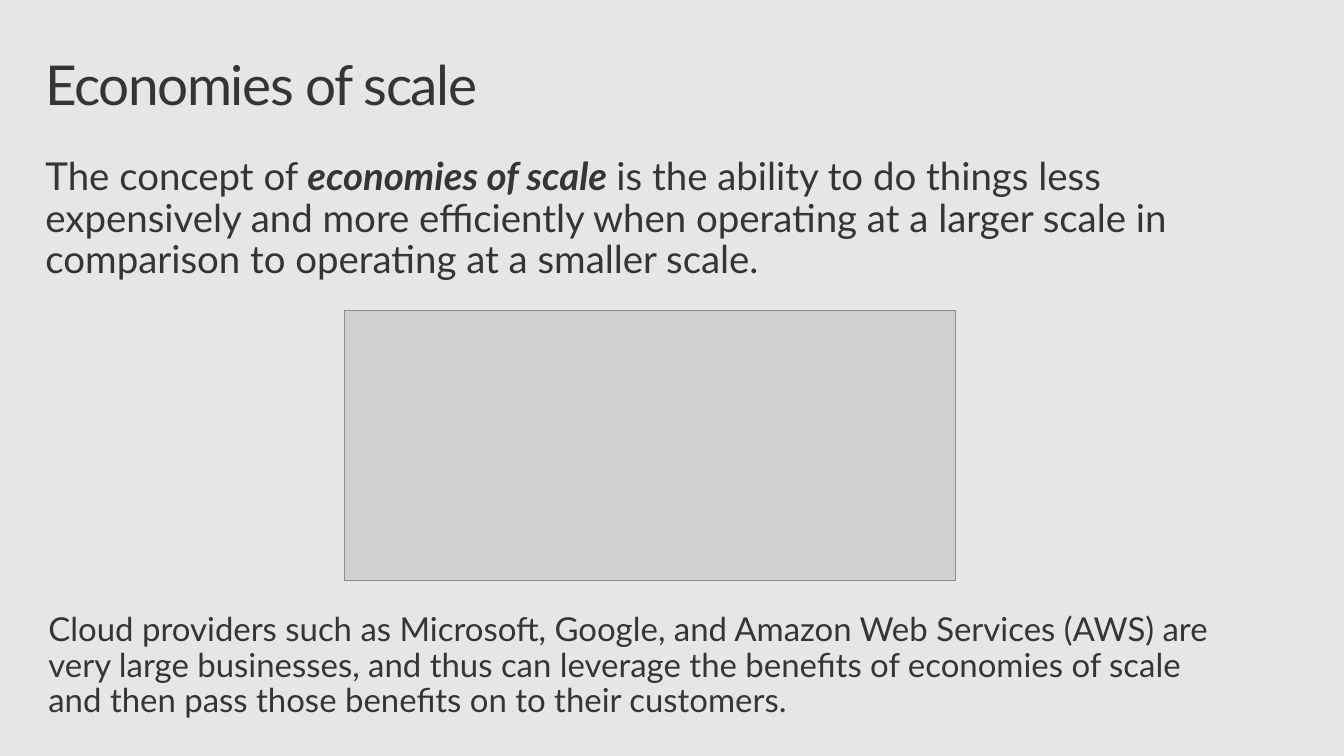
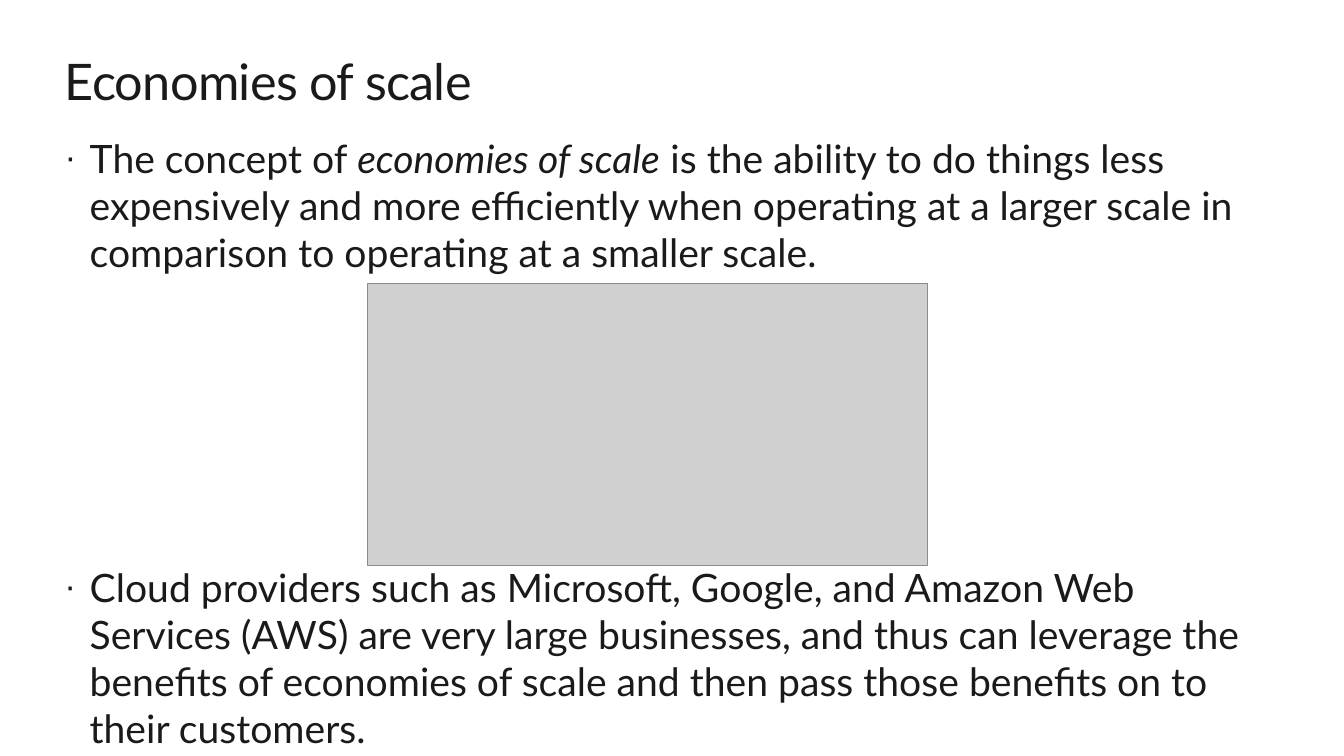
Before and after one commit to CSA-OCP-GER/azure-fundamentals-v2, a slide deck: slide 7 of 1_cloudconcepts/1_cloudconcept.pptx (slide 8 before the commit). Drawn at 1344x756 pixels with LibreOffice and Linux fonts; fonts in the diff are those of the drawing; grey boxes stand for pictures; background and template pictures are left out. Boxes give left, top, right and bottom in pixels: in the first picture for what was removed or moved away, otherwise in the second. Text is boxed around its words. In the diff, an @@ line names an element or a change of style, - is before the commit and + after.

```diff
--- a/1_cloudconcepts/1_cloudconcept.pptx
+++ b/1_cloudconcepts/1_cloudconcept.pptx
@@ background #E6E6E6 to #FFFFFF @@
@@ title "Economies of scale": place and size @@
-title "Economies of scale" at bbox=[45, 64, 477, 106]
+title "Economies of scale" at bbox=[65, 63, 472, 101]
@@ title "Economies of scale" at bbox=[65, 63, 472, 101]: size 40 to 36.7 pt, text colour #353535 to #1A1A1A, letter spacing -1 to -0.5 pt; line spacing 0.9 to 1 @@
@@ text "The concept of economies of ...": place and size @@
-text "The concept of economies of ..." at bbox=[45, 161, 1167, 280]
+text "The concept of economies of ..." at bbox=[90, 144, 1232, 274]
@@ text "The concept of economies of ..." at bbox=[90, 144, 1232, 274]: size 28 to 28.6 pt, text colour #353535 to #1A1A1A; bold off in "economies of scale"; bullet none to ·; line spacing 0.9 to 1 @@
@@ picture: place and size @@
-picture at bbox=[345, 311, 957, 581]
+picture at bbox=[368, 284, 927, 565]
@@ text "Cloud providers such as Microsoft, ...": place and size @@
-text "Cloud providers such as Microsoft, ..." at bbox=[48, 615, 1208, 718]
+text "Cloud providers such as Microsoft, ..." at bbox=[90, 573, 1238, 744]
@@ text "Cloud providers such as Microsoft, ..." at bbox=[90, 573, 1238, 744]: size 24 to 28.6 pt, text colour #353535 to #1A1A1A; bullet none to ·; line spacing 0.9 to 1; less space between paragraphs @@
```
Also in this commit, not shown: 8 other slides changed, 1 slide added, 2 slides removed, 1 other file.
